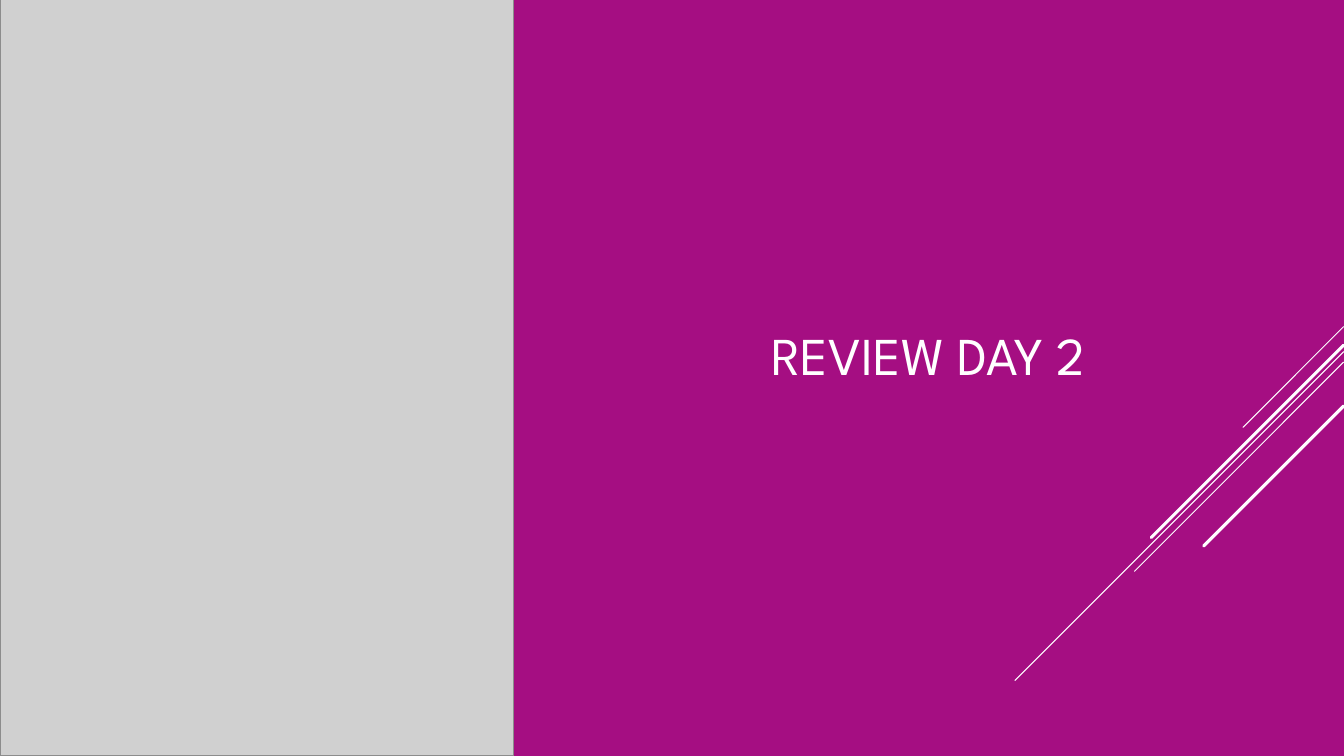
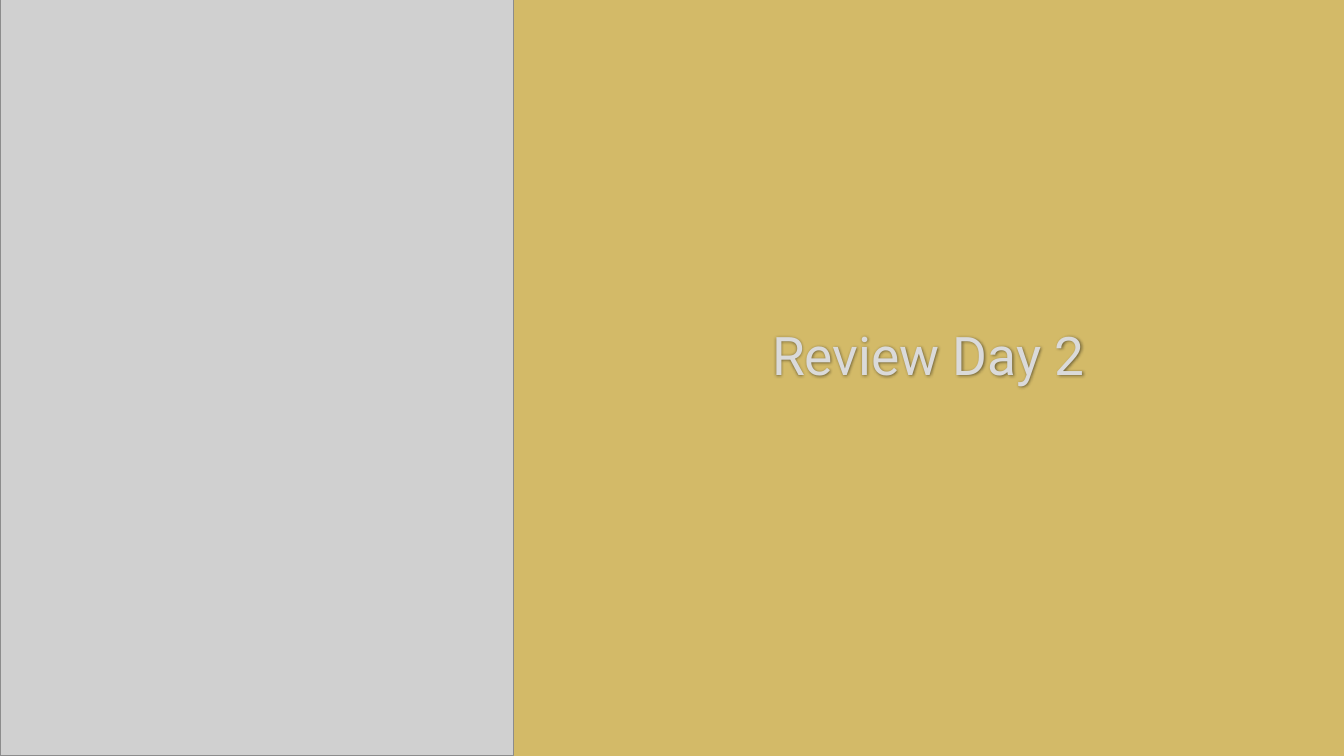
Before and after one commit to hexa-decim8/ISBPM, a slide deck: slide 13 of Class_Materials/Week_2/Day_3/ISBPM w2d3.pptx (slide 6 before the commit). Drawn at 1344x756 pixels with LibreOffice and Linux fonts; fonts in the diff are those of the drawing; grey boxes stand for pictures. Boxes give left, top, right and bottom in pixels: in the first picture for what was removed or moved away, otherwise in the second. Text is boxed around its words. In the diff, an @@ line names an element or a change of style, - is before the commit and + after.

```diff
--- a/Class_Materials/Week_2/Day_3/ISBPM w2d3.pptx
+++ b/Class_Materials/Week_2/Day_3/ISBPM w2d3.pptx
@@ background #A50E82 to #D3BA68 @@
@@ title at bbox=[772, 337, 1085, 387]: text changed; font League Spartan to Roboto; text colour #FFFFFF to #DADADA @@
-REVIEW DAY 2
+Review Day 2
@@ group removed at bbox=[1015, 327, 1344, 681]: 5 lines @@
```
Also in this commit, not shown: 5 other slides changed, 8 slides added, 1 slide removed, 4 other files.
